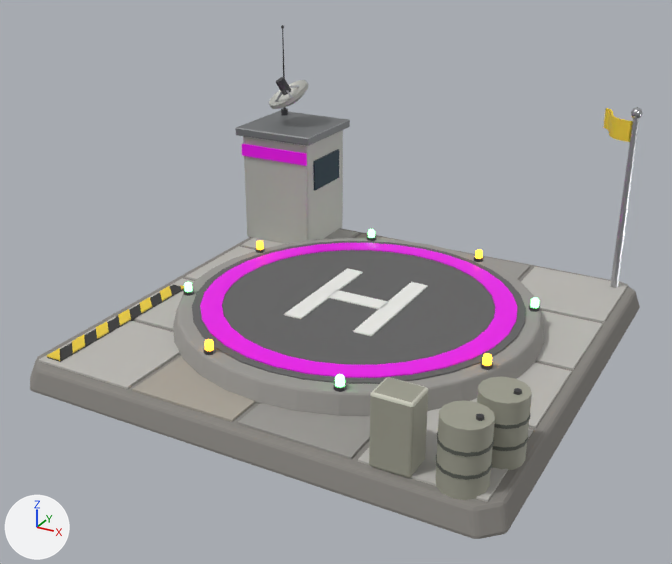
The glTF model assets/models/helipad.glb: old version first, new version second.
Rendered twice from a 50 mm lens placed at (3.3, -6.39, 3.71), pointed at (-0.09, -0.22, 0.62). The lights are fixed; the arrows at lower left show +X, +Y and +Z. The picture after the commit comes second. Where no turn or scale is listed for an object, it has been applied to the vertices. Vertices at exactly the same position are counted once.

In view in the first picture: 'Body'.
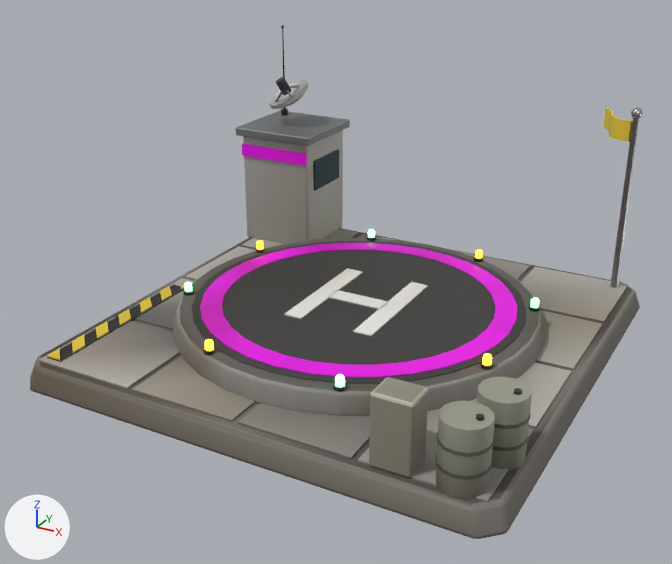
What differs and where, as boxes (x1, y1, x2, y2) in the pictures (672 x 564 px):
'Body', recoloured (darker): (30, 81, 643, 539) in both
part 1 of me_body, reshaped: (33, 228, 640, 538) in both

Patch to the scene script:
```diff
--- a/assets/models/helipad.glb.py
+++ b/assets/models/helipad.glb.py
@@ mat_palette @@
 n2.interpolation = 'Closest'
+n6 = _N.new('ShaderNodeMix'); n6.name = 'Mix'
+n6.data_type = 'RGBA'
+n6.blend_type = 'MULTIPLY'
+n6.inputs[0].default_value = 1.0  # 'Factor'
+n7 = _N.new('ShaderNodeVertexColor'); n7.name = 'Color Attribute'
 n3 = _N.new('ShaderNodeTexImage'); n3.name = 'Image Texture.001'
@@ mat_palette @@
 n0 = _N.new('ShaderNodeBsdfPrincipled'); n0.name = 'Principled BSDF'
 _L.new(n2.outputs[0], n0.inputs[27])  # 'Color' to 'Emission Color'
-_L.new(n3.outputs[0], n0.inputs[0])  # 'Color' to 'Base Color'
 _L.new(n4.outputs[2], n0.inputs[1])  # 'Blue' to 'Metallic'
@@ mat_palette @@
 _L.new(n5.outputs[0], n4.inputs[0])  # 'Color' to 'Color'
+_L.new(n6.outputs[2], n0.inputs[0])  # 'Result' to 'Base Color'
+_L.new(n7.outputs[0], n6.inputs[7])  # 'Color' to 'B'
+_L.new(n3.outputs[0], n6.inputs[6])  # 'Color' to 'A'
@@ me_body @@
 # used by ob_body; location = (0.0, 0.0, 0.0)
-me_body.from_pydata(...)  # 2154 vertices, 4236 faces; spans x -2.0..1.99, y -1.99..2.17, z 0.0..2.3
+me_body.from_pydata(...)  # 2186 vertices, 4300 faces; spans x -2.0..1.99, y -1.99..2.17, z 0.0..2.3
+# me_body part 1
+# 52 faces are deleted
+# 32 vertices are added at x -1.99..1.99, y -1.99..1.99, z 0.0..0.2
+# 116 new faces join them
 me_body.materials.append(mat_palette)
```
